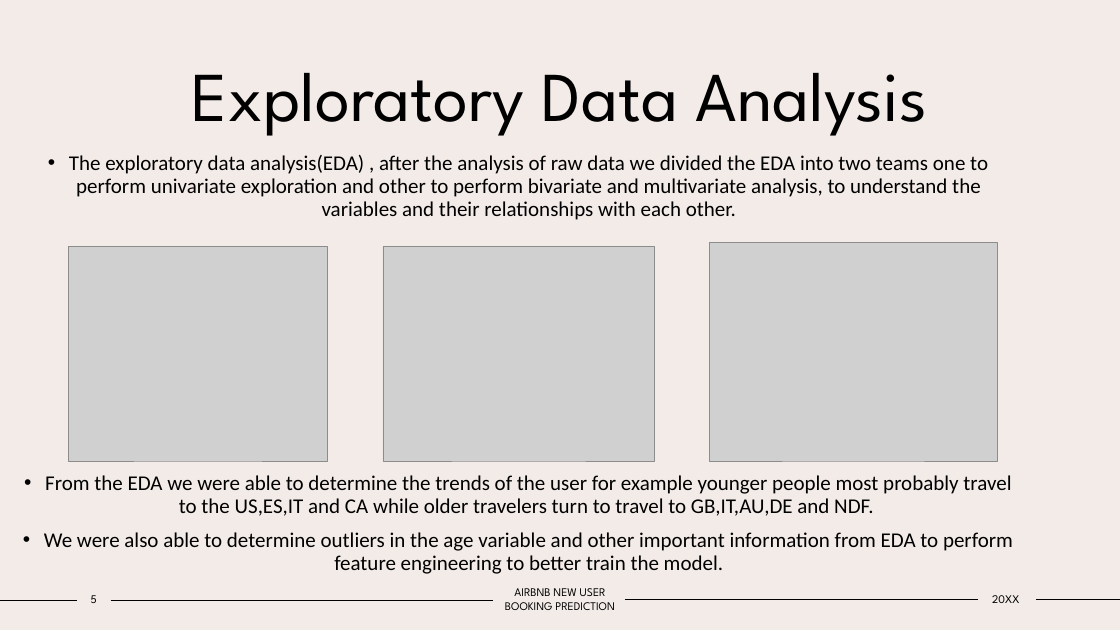
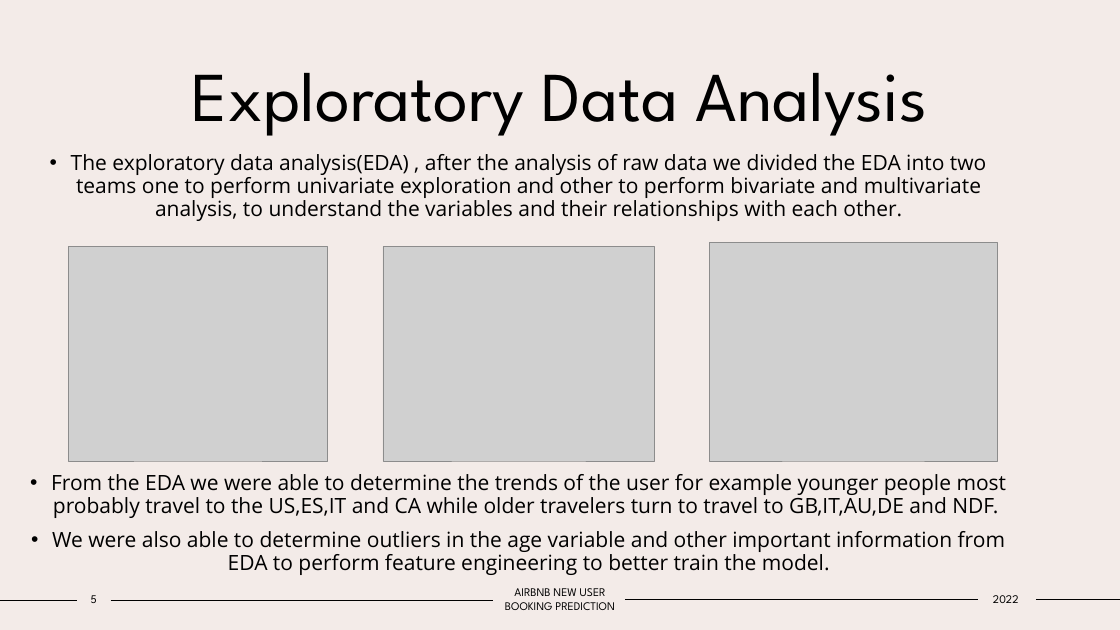
Before and after one commit to volkaseezn/Random-Forest-Premier-Project, a slide deck: slide 5 of AIRBNB NEW USER BOOKING PREDICTION.pptx. Drawn at 1120x630 pixels with LibreOffice and Linux fonts; fonts in the diff are those of the drawing; grey boxes stand for pictures. Boxes give left, top, right and bottom in pixels: in the first picture for what was removed or moved away, otherwise in the second. Text is boxed around its words. In the diff, an @@ line names an element or a change of style, - is before the commit and + after.

```diff
--- a/AIRBNB NEW USER BOOKING PREDICTION.pptx
+++ b/AIRBNB NEW USER BOOKING PREDICTION.pptx
@@ text "The exploratory data analysis(EDA) , ..." at (x1=51, y1=154, x2=1007, y2=575): font Calibri to Open Sans; less space between paragraphs @@
@@ text at (x1=993, y1=595, x2=1019, y2=603): text changed @@
-20XX
+2022
```
Also in this commit, not shown: 12 other slides changed.
